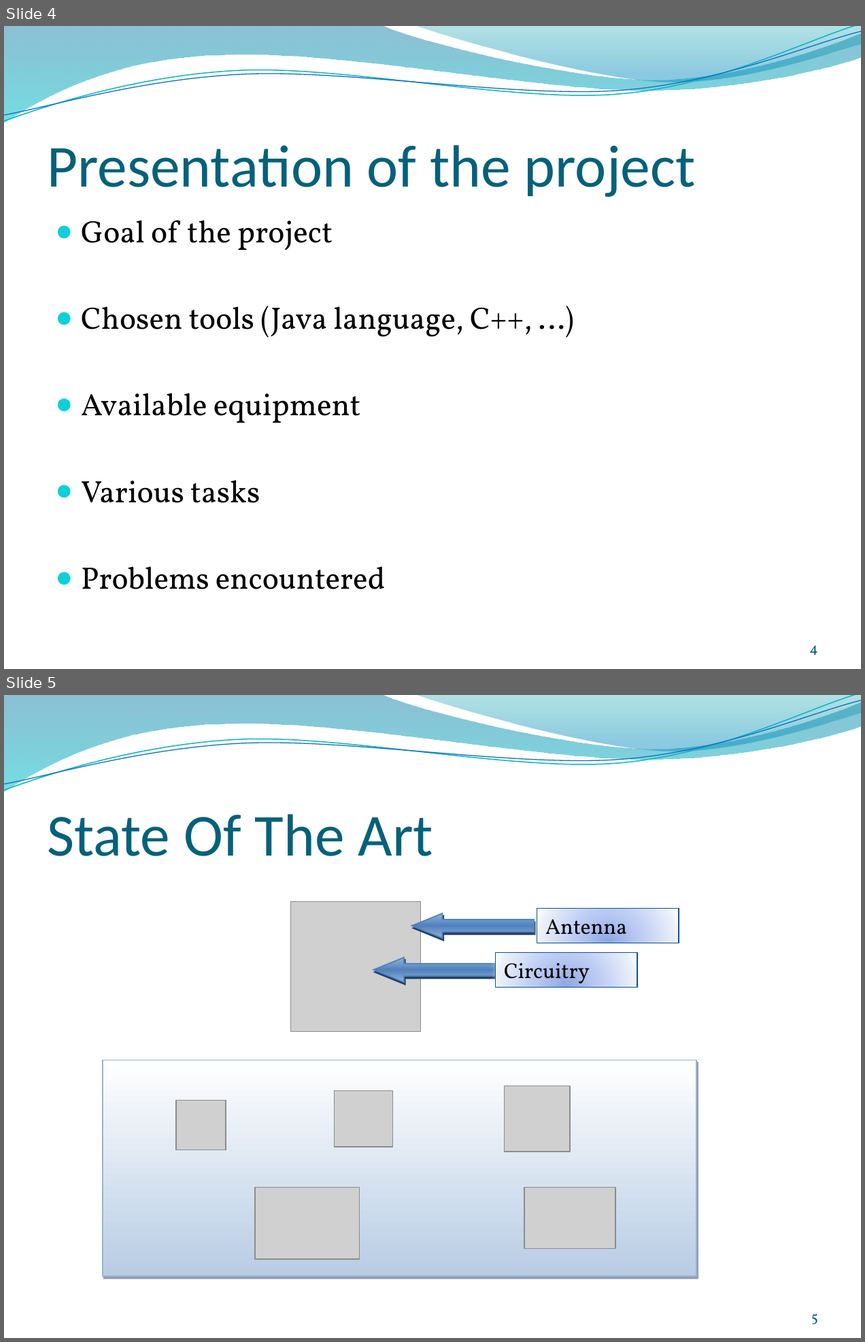
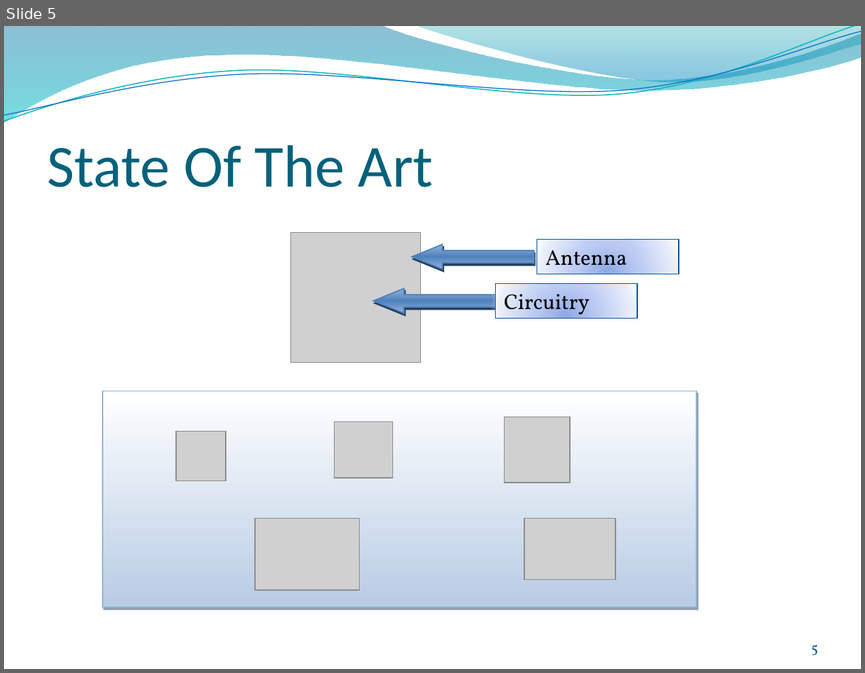
Before and after one commit to anbrous/project, a slide deck: Blue_weasel/blueweasel_docs/presentation/Pre-soutenance Projet Blue Weasel.pptx. Shown one above the other, each under a label of ours: slides 4 and 5 before the commit, slide 5 after it. The pictures are 865x1342 and 865x673 pixels, drawn with LibreOffice and Linux fonts; fonts in the diff are those of the drawing; grey boxes stand for pictures; background and template pictures are left out. Boxes give left, top, right and bottom in pixels: in the first picture for what was removed or moved away, otherwise in the second. Text is boxed around its words. In the diff, an @@ line names an element or a change of style, - is before the commit and + after.

```diff
--- a/Blue_weasel/blueweasel_docs/presentation/Pre-soutenance Projet Blue Weasel.pptx
+++ b/Blue_weasel/blueweasel_docs/presentation/Pre-soutenance Projet Blue Weasel.pptx
@@ slide 4 removed at [4,26,861,669], background picture (left out); not listed: 4 template elements that a slide beside it also shows @@
@@ title removed at [47,145,696,197] @@
-Presentation of the project
@@ text removed at [81,220,532,589] @@
-● Goal of the project
-● Chosen tools (Java language, C++, …)
-● Available equipment
-● Various tasks
-● Problems encountered
@@ page number removed at [809,645,818,655] @@
-4
```
Also in this commit, not shown: 6 slides changed, 11 slides added, 4 other slides removed, 19 other files.
